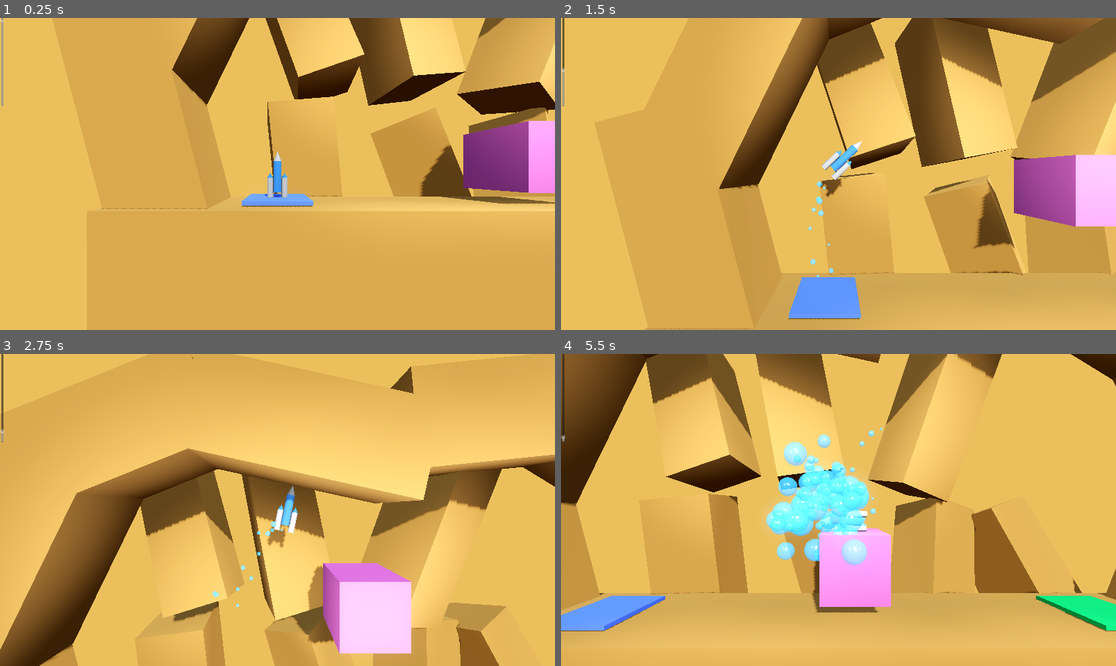
Above: before the commit, frames 1-4 (two rows, left to right).
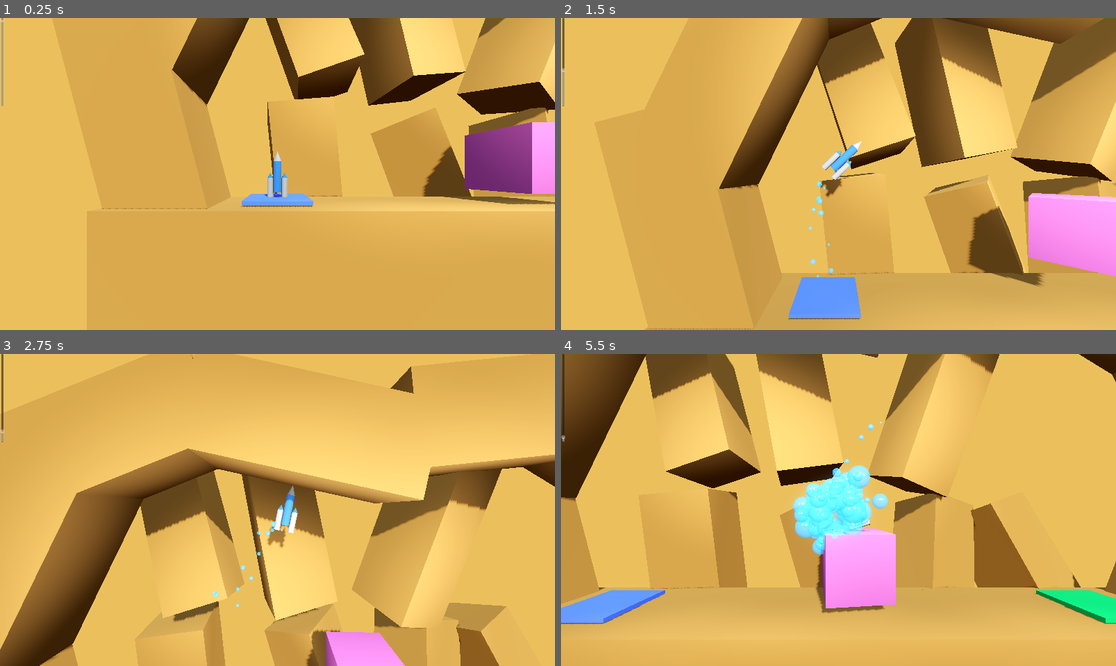
Above: after the commit, the same moments.

Repository: OutwardLightStudio/nexus
Game: Godot game, scene res://levels/level_3.tscn
Two runs of this game, one before a commit and one after it. Both use one fixed random seed, a clock stepped at 60 frames per second and the inputs below. This scene is started directly instead of the project's main scene.
Inputs:
- Up to frame 1 (0.25 s): no input
- Up to frame 2 (1.5 s): hold D (rotate_right) 0.53-1.28 s; tap E (boost) at 0.6, 1.35 s; hold A (rotate_left) from 1.28 s (still down)
- Up to frame 3 (2.75 s): release A (rotate_left) at 2.03 s; hold D (rotate_right) from 2.03 s (still down); tap E (boost) at 2.1 s
- Up to frame 4 (5.5 s): release D (rotate_right) at 2.78 s; hold Space (thrust) 2.78-3.53 s; tap E (boost) every 0.75 s from 2.85 to 5.1 s; hold A (rotate_left) from 3.53 s (still down)

The runs differ from the first frame. In frame 1, 0.5% of the frame differs, in the area x 75-100%, y 32-60%; in frame 2, 7.2%; in frame 3, 5.8%; in frame 4, 10%, in the area x 0-100%, y 0-90%.

Commit message:
Add desired_rotation handling

Diff:
--- a/levels/level_3.tscn
+++ b/levels/level_3.tscn
@@ -31,8 +31,9 @@
 transform = Transform3D(1, 0, 0, 0, 1, 0, 0, 0, 1, -12, 1.2, 0.005)
 
 [node name="MovingHazard" parent="." instance=ExtResource("3_7xwgo")]
-transform = Transform3D(1, 0, 0, 0, 1, 0, 0, 0, 1, 0, 1.95837, 0)
-destination = Vector3(0, 7, 0)
-duration = 3.0
+transform = Transform3D(1, 0, 0, 0, 1, 0, 0, 0, 1, 0.100694, 1.95837, -0.0074501)
+desired_position = Vector3(0, 3, 0)
+desired_rotation = Vector3(0, 90, 0)
+desired_duration = 3.0
 
 [node name="Floor" parent="." instance=ExtResource("4_hpvho")]
--- a/scenes/moving_hazard.gd
+++ b/scenes/moving_hazard.gd
@@ -1,27 +1,41 @@
 extends AnimatableBody3D
 
-@export var destination: Vector3
-@export var duration: float = 1
+## Target position relative to the object's initial position
+@export var desired_position: Vector3 = Vector3.ZERO
 
-# Called when the node enters the scene tree for the first time.
+## Target rotation in degrees relative to the initial rotation
+@export var desired_rotation: Vector3 = Vector3.ZERO
+
+## Time in seconds for one complete animation cycle
+@export var desired_duration: float = 1.0
+
+var _initial_transform: Transform3D
+
 func _ready() -> void:
-	var tween = create_tween()
-	tween.set_loops()
+	_initial_transform = transform
+
+	# Create target transform from position and rotation
+	var target_transform = Transform3D()
+	target_transform = target_transform.translated(desired_position)
+	target_transform = target_transform.rotated(Vector3.RIGHT, deg_to_rad(desired_rotation.x))
+	target_transform = target_transform.rotated(Vector3.UP, deg_to_rad(desired_rotation.y))
+	target_transform = target_transform.rotated(Vector3.FORWARD, deg_to_rad(desired_rotation.z))
+
+	var tween = create_tween().set_loops()
 	tween.set_trans(Tween.TRANS_SINE)
+
+	# Forward phase: Tween to combined transform
 	tween.tween_property(
 		self,
-		"global_position",
-		global_position + destination,
-		duration,
-	)
-	tween.tween_property(
-		self,
-		"global_position",
-		global_position,
-		duration,
+		"transform",
+		_initial_transform * target_transform,
+		desired_duration
 	)
 
-
-# Called every frame. 'delta' is the elapsed time since the previous frame.
-func _process(_delta: float) -> void:
-	pass
+	# Return phase: Tween back to initial transform
+	tween.chain().tween_property(
+		self,
+		"transform",
+		_initial_transform,
+		desired_duration
+	)
